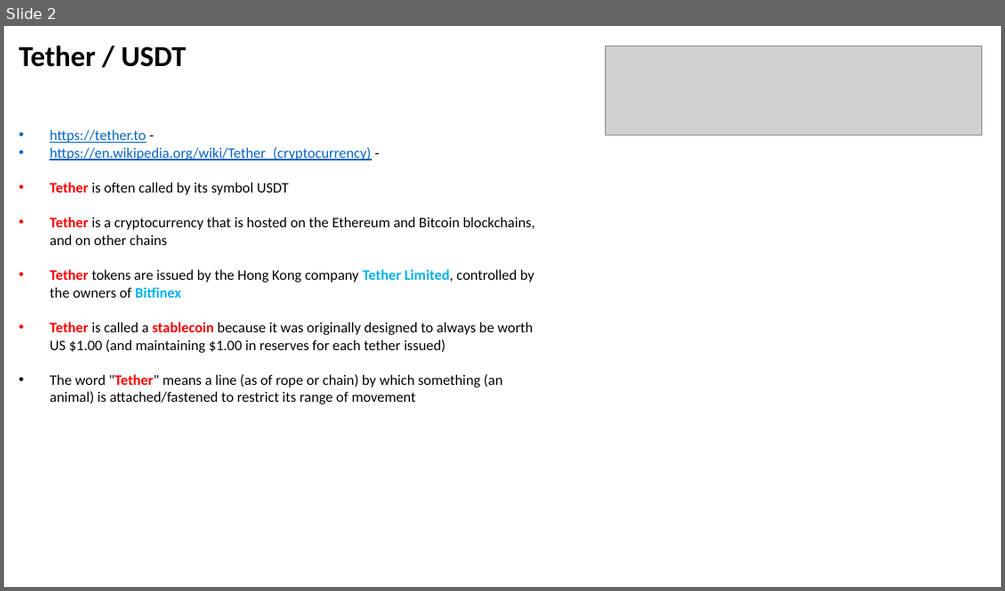
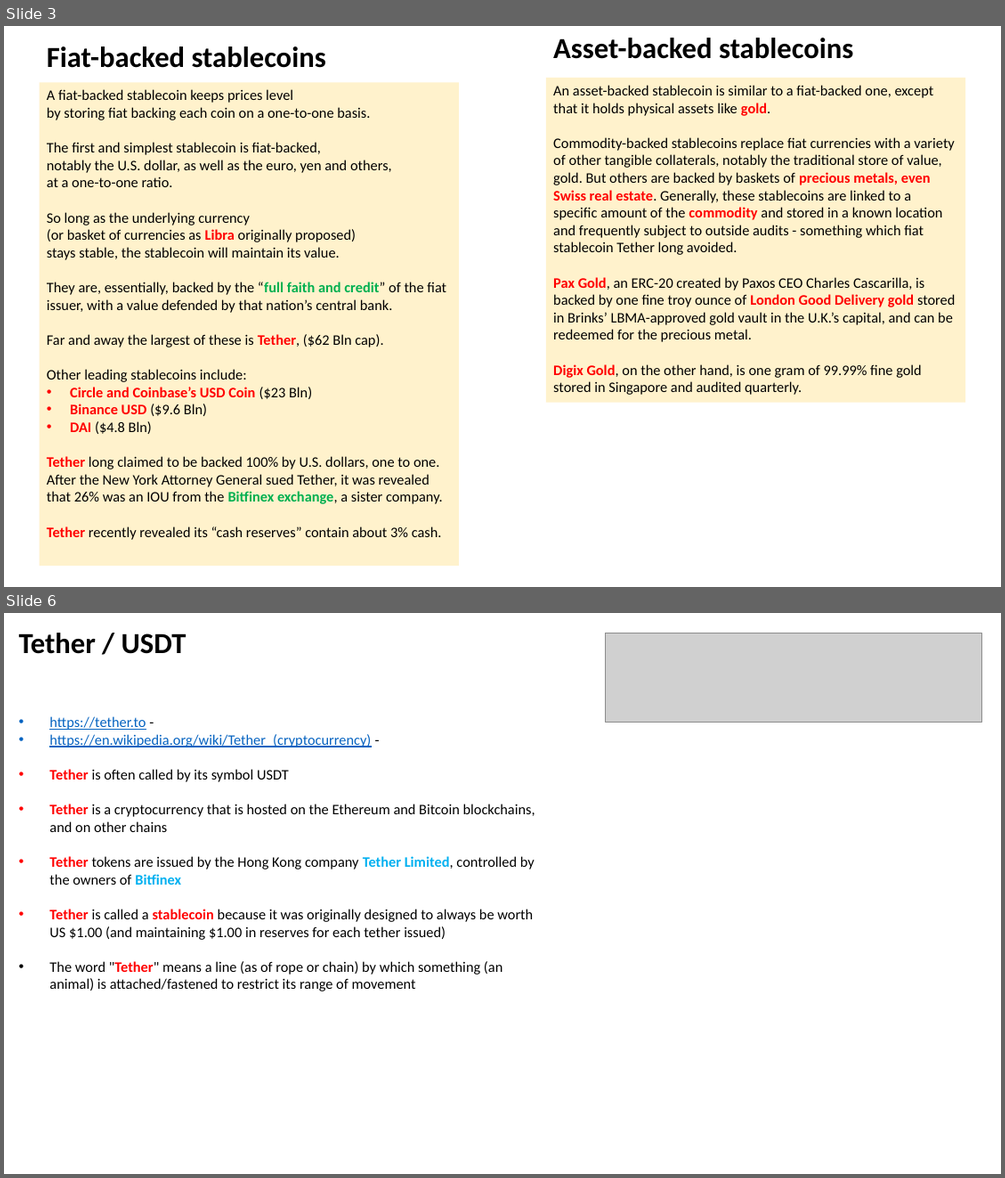
Before and after one commit to lselector/crypto, a slide deck: crypto_04_stable_coins.pptx. Shown one above the other, each under a label of ours: slide 2 before the commit, slides 3 and 6 after it; the slides between them are not shown. The pictures are 1005x591 and 1005x1178 pixels, drawn with LibreOffice and Linux fonts; fonts in the diff are those of the drawing; grey boxes stand for pictures. Boxes give left, top, right and bottom in pixels: in the first picture for what was removed or moved away, otherwise in the second. Text is boxed around its words. In the diff, an @@ line names an element or a change of style, - is before the commit and + after.

```diff
--- a/crypto_04_stable_coins.pptx
+++ b/crypto_04_stable_coins.pptx
@@ slide 3 added at [4, 26, 1001, 587], background #FFFFFF @@
@@ text added at [47, 46, 326, 68], 28 pt, text #000000, bold @@
+Fiat-backed stablecoins
@@ text added at [553, 38, 853, 59], 28 pt, text #000000, bold @@
+Asset-backed stablecoins
@@ rectangle added at [546, 78, 966, 402], fill #FFF2CC, 14 pt, text #000000 @@
+An asset-backed stablecoin is similar to a fiat-backed one, except that it holds physical assets like gold.
+Commodity-backed stablecoins replace fiat currencies with a variety of other tangible collaterals, notably the traditional store of value, gold. But others are backed by baskets of precious metals, even Swiss real estate. Generally, these stablecoins are linked to a specific amount of the commodity and stored in a known location and frequently subject to outside audits - something which fiat stablecoin Tether long avoided.
+Pax Gold, an ERC-20 created by Paxos CEO Charles Cascarilla, is backed by one fine troy ounce of London Good Delivery gold stored in Brinks’ LBMA-approved gold vault in the U.K.’s capital, and can be redeemed for the precious metal.
+Digix Gold, on the other hand, is one gram of 99.99% fine gold stored in Singapore and audited quarterly.
@@ rectangle added at [39, 82, 459, 565], fill #FFF2CC, 14 pt, text #000000 @@
+A fiat-backed stablecoin keeps prices level
+by storing fiat backing each coin on a one-to-one basis.
+The first and simplest stablecoin is fiat-backed,
+notably the U.S. dollar, as well as the euro, yen and others,
+at a one-to-one ratio.
+So long as the underlying currency
+(or basket of currencies as Libra originally proposed)
+stays stable, the stablecoin will maintain its value.
+They are, essentially, backed by the “full faith and credit” of the fiat issuer, with a value defended by that nation’s central bank.
+Far and away the largest of these is Tether, ($62 Bln cap).
+Other leading stablecoins include:
+• Circle and Coinbase’s USD Coin ($23 Bln)
+• Binance USD ($9.6 Bln)
+• DAI ($4.8 Bln)
+Tether long claimed to be backed 100% by U.S. dollars, one to one.
+After the New York Attorney General sued Tether, it was revealed
+that 26% was an IOU from the Bitfinex exchange, a sister company.
+Tether recently revealed its “cash reserves” contain about 3% cash.
@@ what was slide 2 is now slide 6 @@
```
Also in this commit, not shown: 1 slide changed, 4 other slides added, 1 other file.
